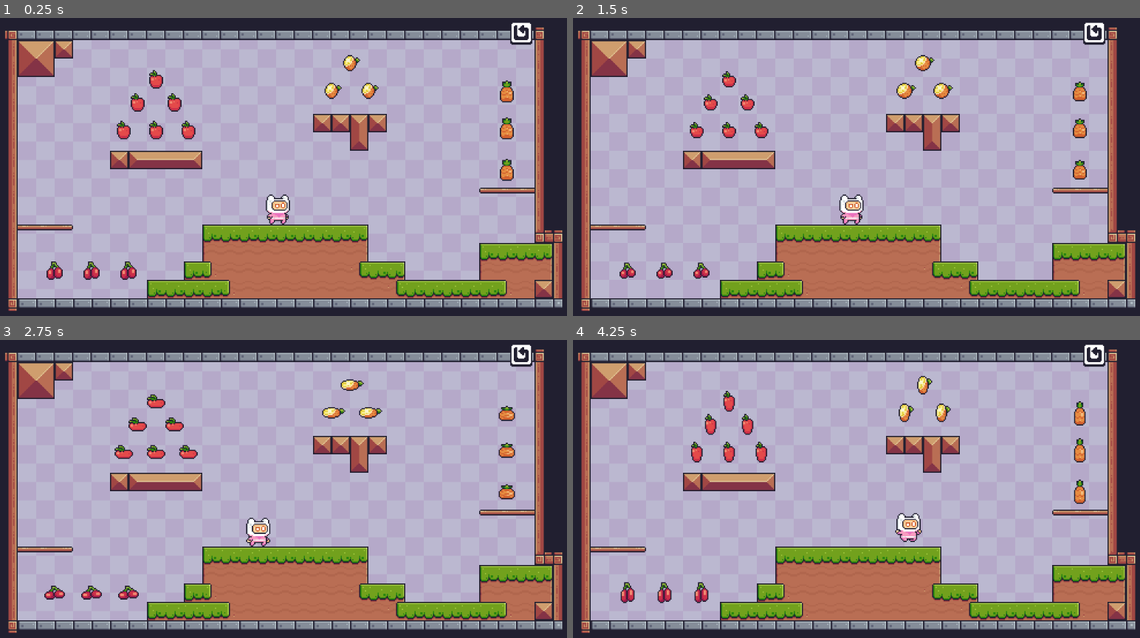
Above: before the commit, frames 1-4 (two rows, left to right).
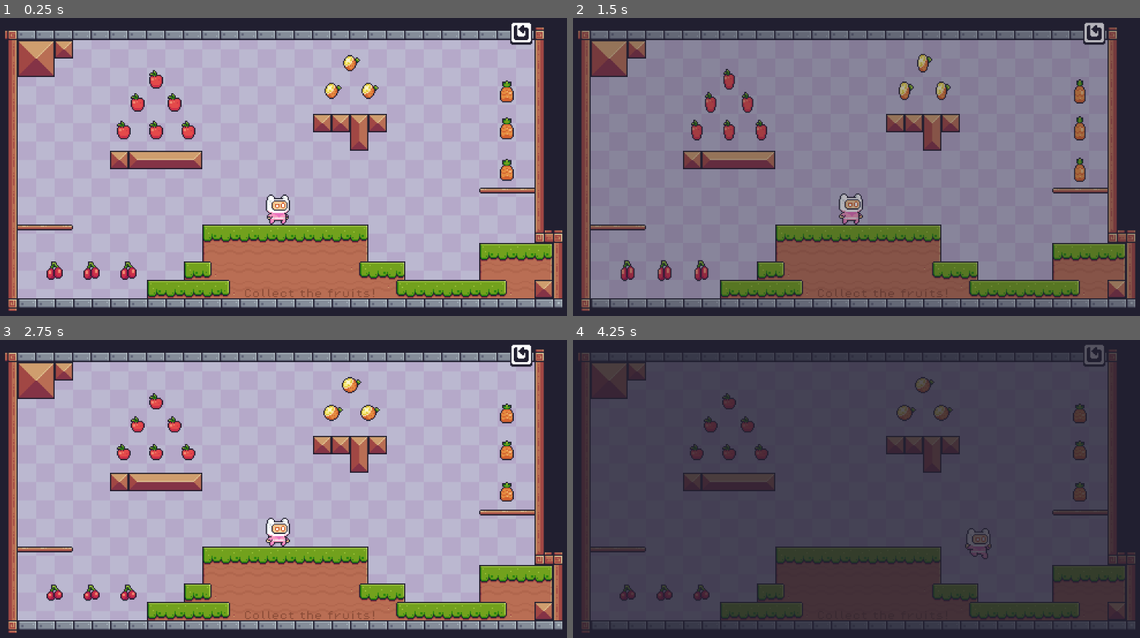
Above: after the commit, the same moments.

Repository: asecher/pixel-adventure
Game: Godot game, scene res://main.tscn
The game is run twice, just before and just after one commit, with the same random seed, the same clock (stepped at 60 frames per second) and the same inputs.
Inputs (mouse positions are in pixels of both pictures, inside the frame that each line leads up to):
- Up to frame 1 (0.25 s): no input
- Up to frame 2 (1.5 s): click (1094, 32) at 0.5 s; click (1094, 32) at 1.25 s
- Up to frame 3 (2.75 s): click (521, 354) at 2 s
- Up to frame 4 (4.25 s): tap Enter (ui_accept) at 2.75, 3.02, 3.77 s; hold Right (ui_right) from 2.78 s (still down)

The runs differ from the first frame. In frame 1, 0.1% of the frame differs, in the area x 43-67%, y 91-94%; in frame 2, 84%; in frame 3, 2.2%; in frame 4, 86%, in the area x 0-100%, y 1-99%.

Commit message:
scene fade in

Diff:
--- a/main.tscn
+++ b/main.tscn
@@ -12,11 +12,102 @@
 [ext_resource type="Texture2D" uid="uid://hh8dnie8bc5l" path="res://assets/ui/buttons/Next.png" id="10_ciun2"]
 [ext_resource type="Script" path="res://world.gd" id="10_vea22"]
 [ext_resource type="Texture2D" uid="uid://8n45juik7aoa" path="res://assets/ui/buttons/Restart.png" id="11_onyd0"]
+[ext_resource type="Script" path="res://transition_layer.gd" id="12_5db5q"]
 [ext_resource type="PackedScene" uid="uid://bh3idt1my5ods" path="res://scenes/levels/level_1.tscn" id="13_0458u"]
 [ext_resource type="Script" path="res://camera_2d.gd" id="13_vt1cs"]
 [ext_resource type="PackedScene" uid="uid://ta4fpjnvki1l" path="res://scenes/levels/level_3.tscn" id="14_0x6lh"]
 [ext_resource type="PackedScene" uid="uid://dv8s0im5gq5y0" path="res://scenes/levels/level_6.tscn" id="15_6prg5"]
 [ext_resource type="PackedScene" uid="uid://50ekd5hbtnwj" path="res://scenes/levels/level_7.tscn" id="16_7bep4"]
+
+[sub_resource type="Animation" id="Animation_t5k14"]
+resource_name = "fade_in"
+length = 0.5
+tracks/0/type = "value"
+tracks/0/imported = false
+tracks/0/enabled = true
+tracks/0/path = NodePath("ColorRect:color")
+tracks/0/interp = 1
+tracks/0/loop_wrap = true
+tracks/0/keys = {
+"times": PackedFloat32Array(0, 0.5),
+"transitions": PackedFloat32Array(1, 1),
+"update": 0,
+"values": [Color(0.129412, 0.121569, 0.188235, 0), Color(0.129412, 0.121569, 0.188235, 1)]
+}
+tracks/1/type = "value"
+tracks/1/imported = false
+tracks/1/enabled = true
+tracks/1/path = NodePath(".:visible")
+tracks/1/interp = 1
+tracks/1/loop_wrap = true
+tracks/1/keys = {
+"times": PackedFloat32Array(0.0333333, 0.5),
+"transitions": PackedFloat32Array(1, 1),
+"update": 1,
+"values": [true, false]
+}
+
+[sub_resource type="Animation" id="Animation_0i7en"]
+length = 0.001
+tracks/0/type = "value"
+tracks/0/imported = false
+tracks/0/enabled = true
+tracks/0/path = NodePath("ColorRect:color")
+tracks/0/interp = 1
+tracks/0/loop_wrap = true
+tracks/0/keys = {
+"times": PackedFloat32Array(0),
+"transitions": PackedFloat32Array(1),
+"update": 0,
+"values": [Color(0.129412, 0.121569, 0.188235, 0)]
+}
+tracks/1/type = "value"
+tracks/1/imported = false
+tracks/1/enabled = true
+tracks/1/path = NodePath(".:visible")
+tracks/1/interp = 1
+tracks/1/loop_wrap = true
+tracks/1/keys = {
+"times": PackedFloat32Array(0),
+"transitions": PackedFloat32Array(1),
+"update": 1,
+"values": [false]
+}
+
+[sub_resource type="Animation" id="Animation_8n3x5"]
+resource_name = "fade_out"
+length = 0.5
+tracks/0/type = "value"
+tracks/0/imported = false
+tracks/0/enabled = true
+tracks/0/path = NodePath("ColorRect:color")
+tracks/0/interp = 1
+tracks/0/loop_wrap = true
+tracks/0/keys = {
+"times": PackedFloat32Array(0, 0.5),
+"transitions": PackedFloat32Array(1, 1),
+"update": 0,
+"values": [Color(0.129412, 0.121569, 0.188235, 1), Color(0.129412, 0.121569, 0.188235, 0)]
+}
+tracks/1/type = "value"
+tracks/1/imported = false
+tracks/1/enabled = true
+tracks/1/path = NodePath(".:visible")
+tracks/1/interp = 1
+tracks/1/loop_wrap = true
+tracks/1/keys = {
+"times": PackedFloat32Array(0, 0.533333),
+"transitions": PackedFloat32Array(1, 1),
+"update": 1,
+"values": [true, false]
+}
+
+[sub_resource type="AnimationLibrary" id="AnimationLibrary_62ei4"]
+_data = {
+"RESET": SubResource("Animation_0i7en"),
+"fade_in": SubResource("Animation_t5k14"),
+"fade_out": SubResource("Animation_8n3x5")
+}
 
 [node name="Main" type="Node"]
 
@@ -79,6 +170,23 @@
 size_flags_vertical = 4
 texture_normal = ExtResource("11_onyd0")
 
+[node name="TransitionLayer" type="CanvasLayer" parent="."]
+visible = false
+script = ExtResource("12_5db5q")
+
+[node name="AnimationPlayer" type="AnimationPlayer" parent="TransitionLayer"]
+libraries = {
+"": SubResource("AnimationLibrary_62ei4")
+}
+autoplay = "RESET"
+
+[node name="ColorRect" type="ColorRect" parent="TransitionLayer"]
+offset_left = -232.0
+offset_top = -248.0
+offset_right = 1240.0
+offset_bottom = 824.0
+color = Color(0.129412, 0.121569, 0.188235, 0)
+
 [node name="World" type="Node2D" parent="."]
 script = ExtResource("10_vea22")
 
--- a/scenes/levels/level_1.tscn
+++ b/scenes/levels/level_1.tscn
@@ -8,6 +8,7 @@
 [ext_resource type="Resource" uid="uid://bawqkl42qcwwi" path="res://ressources/fruits/orange.tres" id="6_6yicm"]
 [ext_resource type="Resource" uid="uid://7rdanol8ls6t" path="res://ressources/fruits/pineapple.tres" id="7_af2dc"]
 [ext_resource type="PackedScene" uid="uid://bg6a6ikyfvgjn" path="res://scenes/player.tscn" id="8_wk0cd"]
+[ext_resource type="FontFile" uid="uid://dbjl1e6kdxpl6" path="res://assets/fonts/PixelOperator8.ttf" id="9_76x6h"]
 
 [node name="Level 1" type="Node2D"]
 script = ExtResource("1_kknj2")
@@ -89,3 +90,13 @@
 
 [node name="Player" parent="." instance=ExtResource("8_wk0cd")]
 position = Vector2(514, 354)
+
+[node name="Label" type="Label" parent="."]
+offset_left = 456.0
+offset_top = 496.0
+offset_right = 686.0
+offset_bottom = 512.0
+theme_override_colors/font_color = Color(0.551872, 0.306008, 0.222787, 1)
+theme_override_fonts/font = ExtResource("9_76x6h")
+theme_override_font_sizes/font_size = 16
+text = "Collect the fruits!"
--- /dev/null
+++ b/transition_layer.gd
@@ -0,0 +1,21 @@
+extends CanvasLayer
+
+@onready var animation_player: AnimationPlayer = $AnimationPlayer
+
+signal finished
+
+var playing = false
+
+func fade_out():
+	animation_player.play("fade_out")
+	playing = true
+
+func fade_in():
+	animation_player.play("fade_in")
+	playing = true
+
+func _process(_delta: float) -> void:
+	if not playing: return
+	if not animation_player.is_playing():
+		playing = false
+		finished.emit()
--- a/world.gd
+++ b/world.gd
@@ -4,17 +4,19 @@
 @onready var next_button: TextureButton = $"../Navigation/MarginContainer/HBoxContainer/NextButton"
 @onready var camera_2d: Camera2D = $"../Camera2D"
 @onready var levels: ResourcePreloader = $Levels
+@onready var transition: CanvasLayer = $"../TransitionLayer"
 
 var current_level: Level
-var current_level_ressource_name: String
+var current_level_ressource_name := "level_1"
 
 func _ready() -> void:
 	GameManager.camera = camera_2d
-	load_level("level_1")
+	current_level = levels.get_resource(current_level_ressource_name).instantiate()
+	add_child(current_level)
 
 func _process(_delta: float) -> void:
 	if not current_level:
-		pass
+		return
 
 	previous_button.visible = true if current_level.previous_level else false
 	if current_level.next_level and current_level.is_completed:
@@ -23,6 +25,10 @@
 		next_button.visible = false
 
 func load_level(level_name: String) -> void:
+	print("loading level: ", level_name)
+
+	transition.fade_in()
+	await transition.finished
 	unload_current_level()
 	current_level = levels.get_resource(level_name).instantiate()
 	current_level_ressource_name = level_name
Binary file added: assets/fonts/PixelOperator8-Bold.ttf
Not shown, added: assets/fonts/PixelOperator8-Bold.ttf.import
Binary file added: assets/fonts/PixelOperator8.ttf
Not shown, added: assets/fonts/PixelOperator8.ttf.import
Not shown: 1 places in main.tscn that only renumber resources
Not shown: 1 places in scenes/levels/level_1.tscn that only renumber resources
Not shown, changed: .DS_Store
